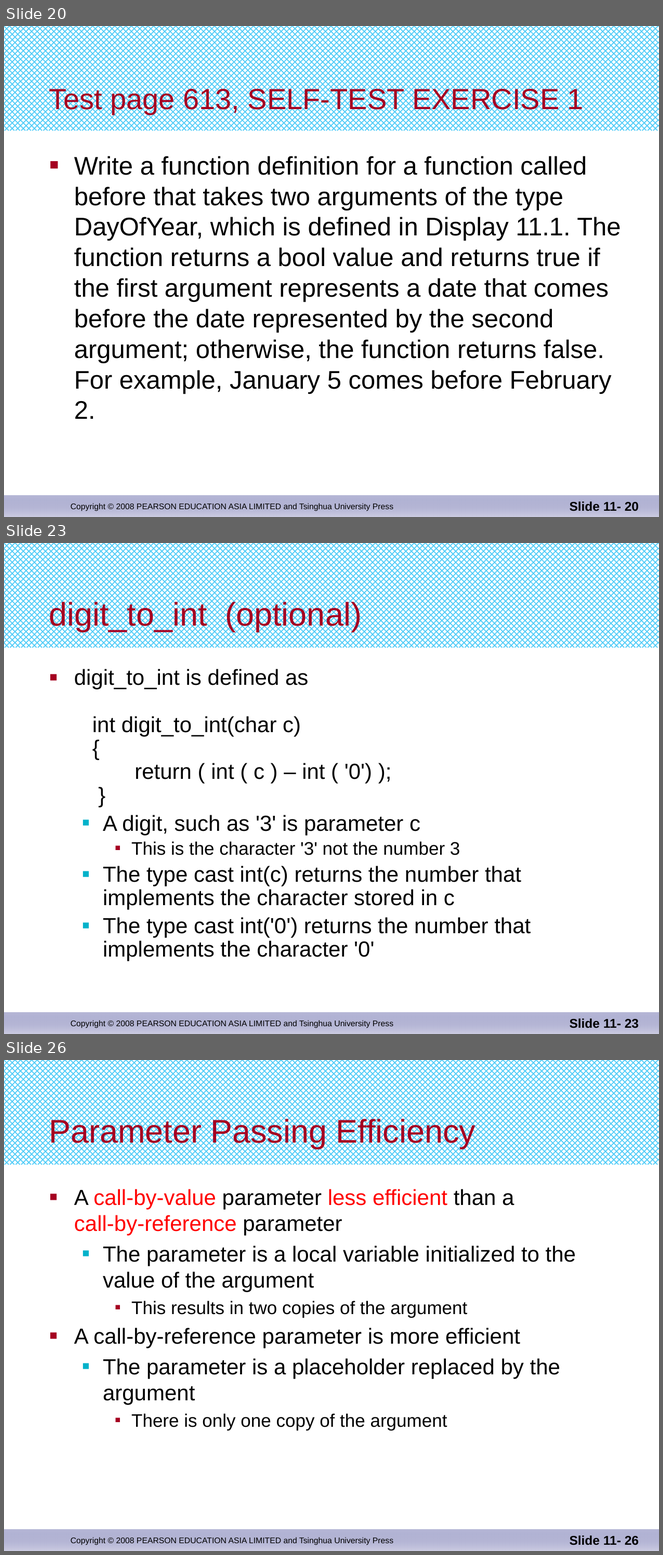
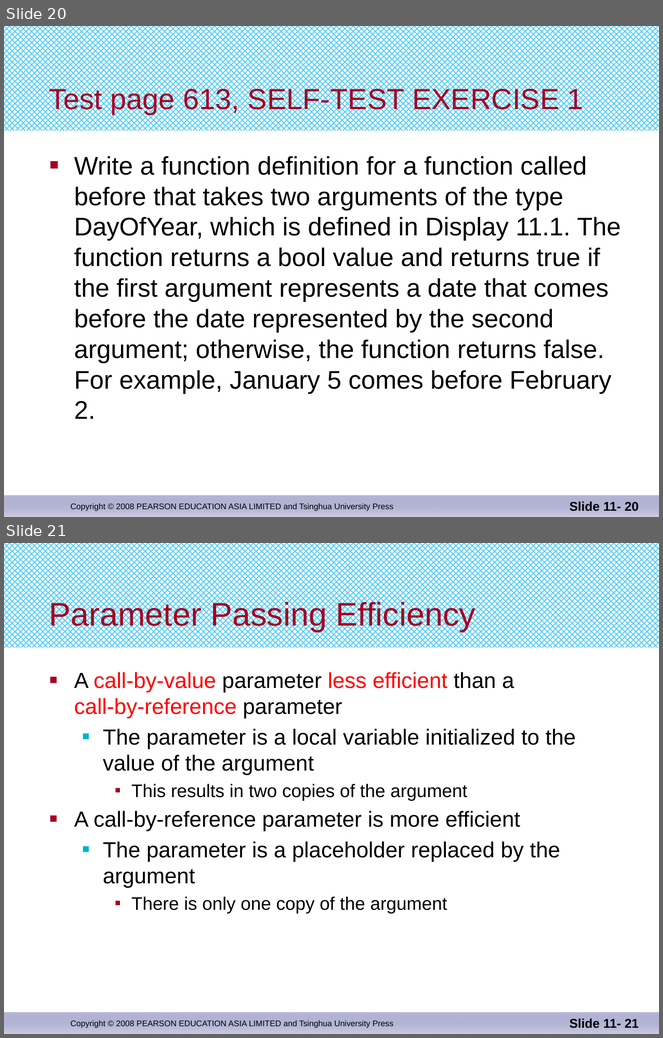
Before and after one commit to djuanbei/CPLUSPLUS, a slide deck: ppt/chapter 11.pptx. Shown one above the other, each under a label of ours: slides 20, 23 and 26 before the commit, slides 20 and 21 after it; the slides between them are not shown. The pictures are 663x1555 and 663x1038 pixels, drawn with LibreOffice and Linux fonts; fonts in the diff are those of the drawing. Boxes give left, top, right and bottom in pixels: in the first picture for what was removed or moved away, otherwise in the second. Text is boxed around its words. In the diff, an @@ line names an element or a change of style, - is before the commit and + after.

```diff
--- a/ppt/chapter 11.pptx
+++ b/ppt/chapter 11.pptx
@@ slide 23 removed at (4,543,659,1034), background #FFFFFF; not listed: 3 template elements that a slide beside it also shows @@
@@ title removed at (49,600,362,632) @@
-digit_to_int (optional)
@@ text removed at (74,669,531,962) @@
-■ digit_to_int is defined as
-  int digit_to_int(char c)
-  {
-  return ( int ( c ) – int ( '0') );
-  }
-  ■ A digit, such as '3' is parameter c
-    ■ This is the character '3' not the number 3
-  ■ The type cast int(c) returns the number that implements the character stored in c
-  ■ The type cast int('0') returns the number that implements the character '0'
@@ page number removed at (570,1019,639,1029) @@
-Slide 11- 23
@@ what was slide 26 is now slide 21 @@
@@ page number at (570,1019,639,1029): text changed @@
-Slide 11- 26
+Slide 11- 21
```
Also in this commit, not shown: 4 other slides removed, 3 other files.
